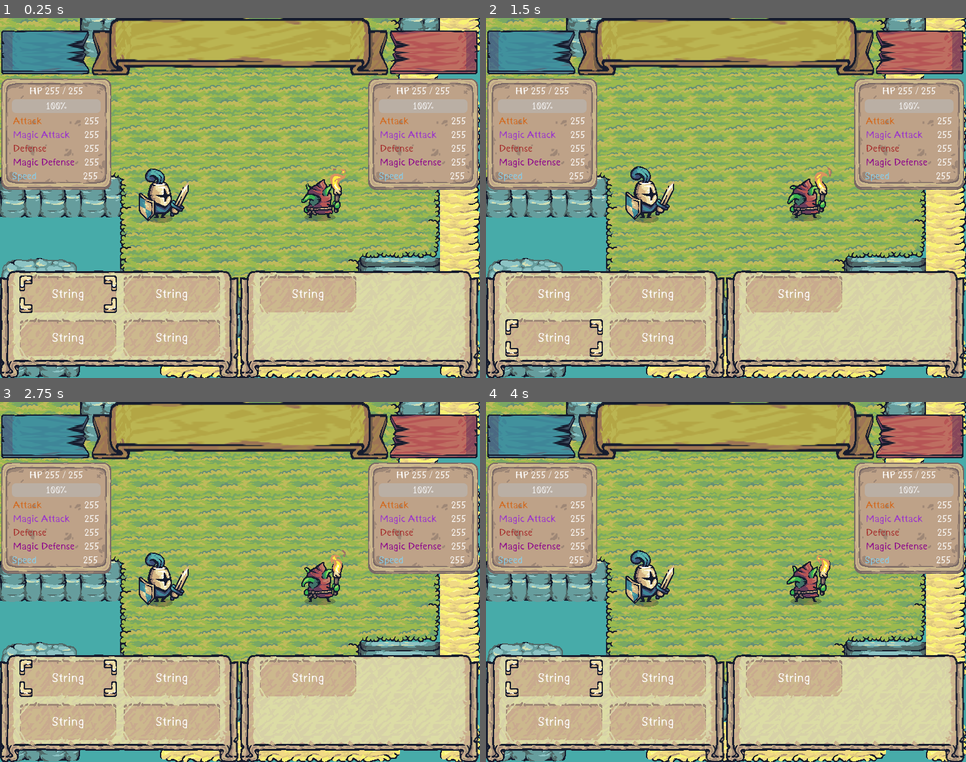
Above: before the commit, frames 1-4 (two rows, left to right).
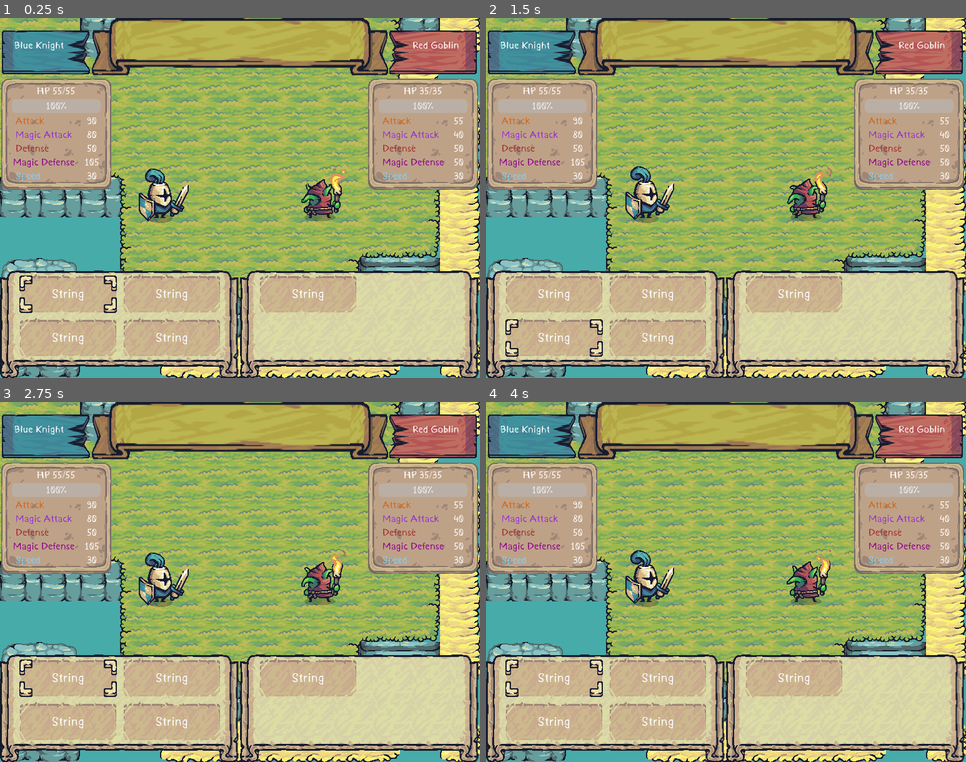
Above: after the commit, the same moments.

Repository: AkubaruF/individual-game-jam
Game: Godot game, scene res://Scene/Level.tscn
The game is run twice, just before and just after one commit, with the same random seed, the same clock (stepped at 60 frames per second) and the same inputs.
Inputs:
- Up to frame 1 (0.25 s): no input
- Up to frame 2 (1.5 s): click "String" at 0.5 s; click "String" at 1.25 s
- Up to frame 3 (2.75 s): click "String" at 2 s
- Up to frame 4 (4 s): click "String" at 2.75 s; click "String" at 3.5 s

The runs differ from the first frame. In frame 1, 1.6% of the frame differs, in the area x 0-100%, y 3-46%; in frame 2, 1.6%; in frame 3, 1.6%; in frame 4, 1.6%.
Error in both runs: Cannot call method 'get_children' on a null value. (res://Scene/Game/skill_button.gd:14)

Commit message:
connect stats ui with resource

Diff:
--- a/Scene/Enemy/Enemy.tscn
+++ b/Scene/Enemy/Enemy.tscn
@@ -1,7 +1,8 @@
-[gd_scene load_steps=3 format=3 uid="uid://dvxpo22xia82c"]
+[gd_scene load_steps=4 format=3 uid="uid://dvxpo22xia82c"]
 
 [ext_resource type="Script" path="res://Scene/Enemy/enemy.gd" id="1_nc0lg"]
 [ext_resource type="PackedScene" uid="uid://c3u8biyx884hs" path="res://Scene/Game/StatUI.tscn" id="2_8mt5b"]
+[ext_resource type="PackedScene" uid="uid://b6epvps7m132n" path="res://Scene/Enemy/EnemyBanner.tscn" id="3_mwk1i"]
 
 [node name="Enemy" type="AnimatedSprite2D"]
 script = ExtResource("1_nc0lg")
@@ -12,3 +13,6 @@
 offset_right = 180.0
 offset_bottom = 40.0
 scale = Vector2(-1, 1)
+
+[node name="EnemyBanner" parent="." instance=ExtResource("3_mwk1i")]
+scale = Vector2(-1, 1)
--- a/Scene/Enemy/EnemyBanner.tscn
+++ b/Scene/Enemy/EnemyBanner.tscn
@@ -1,5 +1,6 @@
-[gd_scene load_steps=2 format=3 uid="uid://b6epvps7m132n"]
+[gd_scene load_steps=3 format=3 uid="uid://b6epvps7m132n"]
 
+[ext_resource type="Script" path="res://Scene/Player/BannerStatUI.gd" id="1_ccdw3"]
 [ext_resource type="Texture2D" uid="uid://dhk1o3gv2tpto" path="res://Asset/Tiny Swords (Update 010)/UI/Ribbons/Ribbon_Red_Connection_Right.png" id="1_vstpn"]
 
 [node name="EnemyBanner" type="Control"]
@@ -11,6 +12,7 @@
 anchor_bottom = 0.5
 grow_horizontal = 2
 grow_vertical = 2
+script = ExtResource("1_ccdw3")
 
 [node name="NinePatchRect" type="NinePatchRect" parent="."]
 layout_mode = 1
@@ -31,3 +33,20 @@
 patch_margin_top = 33
 patch_margin_right = 37
 patch_margin_bottom = 33
+
+[node name="namevalue" type="RichTextLabel" parent="."]
+layout_mode = 1
+anchors_preset = 8
+anchor_left = 0.5
+anchor_top = 0.5
+anchor_right = 0.5
+anchor_bottom = 0.5
+offset_left = -35.0
+offset_top = -20.0
+offset_right = 48.0
+offset_bottom = 20.0
+grow_horizontal = 2
+grow_vertical = 2
+bbcode_enabled = true
+text = "Blue
+Knight"
--- a/Scene/Enemy/enemy.gd
+++ b/Scene/Enemy/enemy.gd
@@ -1,9 +1,37 @@
 extends AnimatedSprite2D
 
-@export var statsResource: StatsResource
-@onready var StatUI: Control = $StatUI
+@export var statsResource: StatsResource: set = set_enemy_stats
+@onready var StatUI: Control = $StatUI as StatUI
+@onready var BannerStatUI: Control = $EnemyBanner as BannerStatUI
 
-func _ready() -> void:
+func set_enemy_stats(value: StatsResource) -> void:
+	statsResource = value.create_instance()
+
+	if not statsResource.stats_changed.is_connected(update_stats):
+		statsResource.stats_changed.connect(update_stats)
+
+	update_enemy()
+
+func update_enemy() -> void:
+	if not statsResource is StatsResource:
+		return
+	if not is_inside_tree():
+		await ready
+
 	sprite_frames = statsResource.sprite
 	play("idle")
 	StatUI.set_position(Vector2(-75, -125))
+	BannerStatUI.set_position(Vector2(-183, -233))
+
+	update_stats()
+
+func update_stats() -> void:
+	StatUI.update_stats(statsResource)
+	BannerStatUI.update_stats(statsResource)
+
+func take_damage(damage: int) -> void:
+	if statsResource.health <= 0:
+		return
+	statsResource.health_change(damage * -1)
+	if statsResource.health <= 0:
+		queue_free()
--- a/Scene/Level.tscn
+++ b/Scene/Level.tscn
@@ -8,8 +8,6 @@
 [ext_resource type="PackedScene" uid="uid://qv36gy6gi1mx" path="res://Scene/Game/Timeline.tscn" id="5_1gyoe"]
 [ext_resource type="Resource" uid="uid://7gmgn8qxbsir" path="res://Game/Travelers/Knight.tres" id="5_dwj5f"]
 [ext_resource type="PackedScene" uid="uid://dvxpo22xia82c" path="res://Scene/Enemy/Enemy.tscn" id="5_h57vd"]
-[ext_resource type="PackedScene" uid="uid://b6epvps7m132n" path="res://Scene/Enemy/EnemyBanner.tscn" id="6_ekupp"]
-[ext_resource type="PackedScene" uid="uid://dhp8aknk7foik" path="res://Scene/Player/PlayerBanner.tscn" id="7_ciodn"]
 
 [node name="Level" type="Node"]
 
@@ -39,15 +37,3 @@
 [node name="Timeline" parent="." instance=ExtResource("5_1gyoe")]
 offset_top = -240.0
 offset_bottom = -240.0
-
-[node name="EnemyBanner" parent="." instance=ExtResource("6_ekupp")]
-offset_left = 312.0
-offset_top = -233.0
-offset_right = 312.0
-offset_bottom = -233.0
-
-[node name="PlayerBanner" parent="." instance=ExtResource("7_ciodn")]
-offset_left = -312.0
-offset_top = -233.0
-offset_right = -312.0
-offset_bottom = -233.0
--- /dev/null
+++ b/Scene/Player/BannerStatUI.gd
@@ -0,0 +1,7 @@
+class_name BannerStatUI
+extends Control
+
+@onready var namevalue: RichTextLabel = $namevalue
+
+func update_stats(stats: StatsResource) -> void:
+	namevalue.text = str(stats.name)
--- a/Scene/Player/Player.tscn
+++ b/Scene/Player/Player.tscn
@@ -1,7 +1,8 @@
-[gd_scene load_steps=3 format=3 uid="uid://ddr6epx2iwjiu"]
+[gd_scene load_steps=4 format=3 uid="uid://ddr6epx2iwjiu"]
 
 [ext_resource type="Script" path="res://Scene/Player/player.gd" id="1_1q811"]
 [ext_resource type="PackedScene" uid="uid://c3u8biyx884hs" path="res://Scene/Game/StatUI.tscn" id="2_8g0s4"]
+[ext_resource type="PackedScene" uid="uid://dhp8aknk7foik" path="res://Scene/Player/PlayerBanner.tscn" id="3_d76nu"]
 
 [node name="Player" type="AnimatedSprite2D"]
 script = ExtResource("1_1q811")
@@ -11,3 +12,5 @@
 offset_top = 0.0
 offset_right = 180.0
 offset_bottom = 40.0
+
+[node name="PlayerBanner" parent="." instance=ExtResource("3_d76nu")]
--- a/Scene/Player/PlayerBanner.tscn
+++ b/Scene/Player/PlayerBanner.tscn
@@ -1,6 +1,7 @@
-[gd_scene load_steps=2 format=3 uid="uid://dhp8aknk7foik"]
+[gd_scene load_steps=3 format=3 uid="uid://dhp8aknk7foik"]
 
 [ext_resource type="Texture2D" uid="uid://cokvhbhfb5ur4" path="res://Asset/Tiny Swords (Update 010)/UI/Ribbons/Ribbon_Blue_Connection_Left.png" id="1_cnpox"]
+[ext_resource type="Script" path="res://Scene/Player/BannerStatUI.gd" id="1_sj07m"]
 
 [node name="PlayerBanner" type="Control"]
 layout_mode = 3
@@ -11,6 +12,7 @@
 anchor_bottom = 0.5
 grow_horizontal = 2
 grow_vertical = 2
+script = ExtResource("1_sj07m")
 
 [node name="NinePatchRect" type="NinePatchRect" parent="."]
 layout_mode = 1
@@ -31,3 +33,20 @@
 patch_margin_top = 33
 patch_margin_right = 11
 patch_margin_bottom = 33
+
+[node name="namevalue" type="RichTextLabel" parent="."]
+layout_mode = 1
+anchors_preset = 8
+anchor_left = 0.5
+anchor_top = 0.5
+anchor_right = 0.5
+anchor_bottom = 0.5
+offset_left = -50.0
+offset_top = -20.0
+offset_right = 33.0
+offset_bottom = 20.0
+grow_horizontal = 2
+grow_vertical = 2
+bbcode_enabled = true
+text = "Blue
+Knight"
--- a/Scene/Player/player.gd
+++ b/Scene/Player/player.gd
@@ -1,9 +1,37 @@
 extends AnimatedSprite2D
 
-@export var characterStat: CharacterStat
-@onready var StatUI: Control = $StatUI
+@export var characterStat: CharacterStat: set = set_character_stats
+@onready var StatUI: Control = $StatUI as StatUI
+@onready var BannerStatUI: Control = $PlayerBanner as BannerStatUI
 
-func _ready() -> void:
+func set_character_stats(value: CharacterStat) -> void:
+	characterStat = value.create_instance()
+
+	if not characterStat.stats_changed.is_connected(update_stats):
+		characterStat.stats_changed.connect(update_stats)
+
+	update_player()
+
+func update_player() -> void:
+	if not characterStat is CharacterStat:
+		return
+	if not is_inside_tree():
+		await ready
+
 	sprite_frames = characterStat.sprite
 	play("idle")
 	StatUI.set_position(Vector2(-256, -125))
+	BannerStatUI.set_position(Vector2(-183, -233))
+
+	update_stats()
+
+func update_stats() -> void:
+	StatUI.update_stats(characterStat)
+	BannerStatUI.update_stats(characterStat)
+
+func take_damage(damage: int) -> void:
+	if characterStat.health <= 0:
+		return
+	characterStat.health_change(damage * -1)
+	if characterStat.health <= 0:
+		queue_free()
--- a/Scripts/Resources/StatsResource.gd
+++ b/Scripts/Resources/StatsResource.gd
@@ -59,3 +59,8 @@
 
 	for i in range(3):
 		queue.append(queue[-1] + agility * agility_modifier)
+
+func create_instance() -> Resource:
+	var instance: StatsResource = self.duplicate()
+	instance.health = maxhealth
+	return instance
Not shown: 1 places in Scene/Level.tscn that only renumber resources
